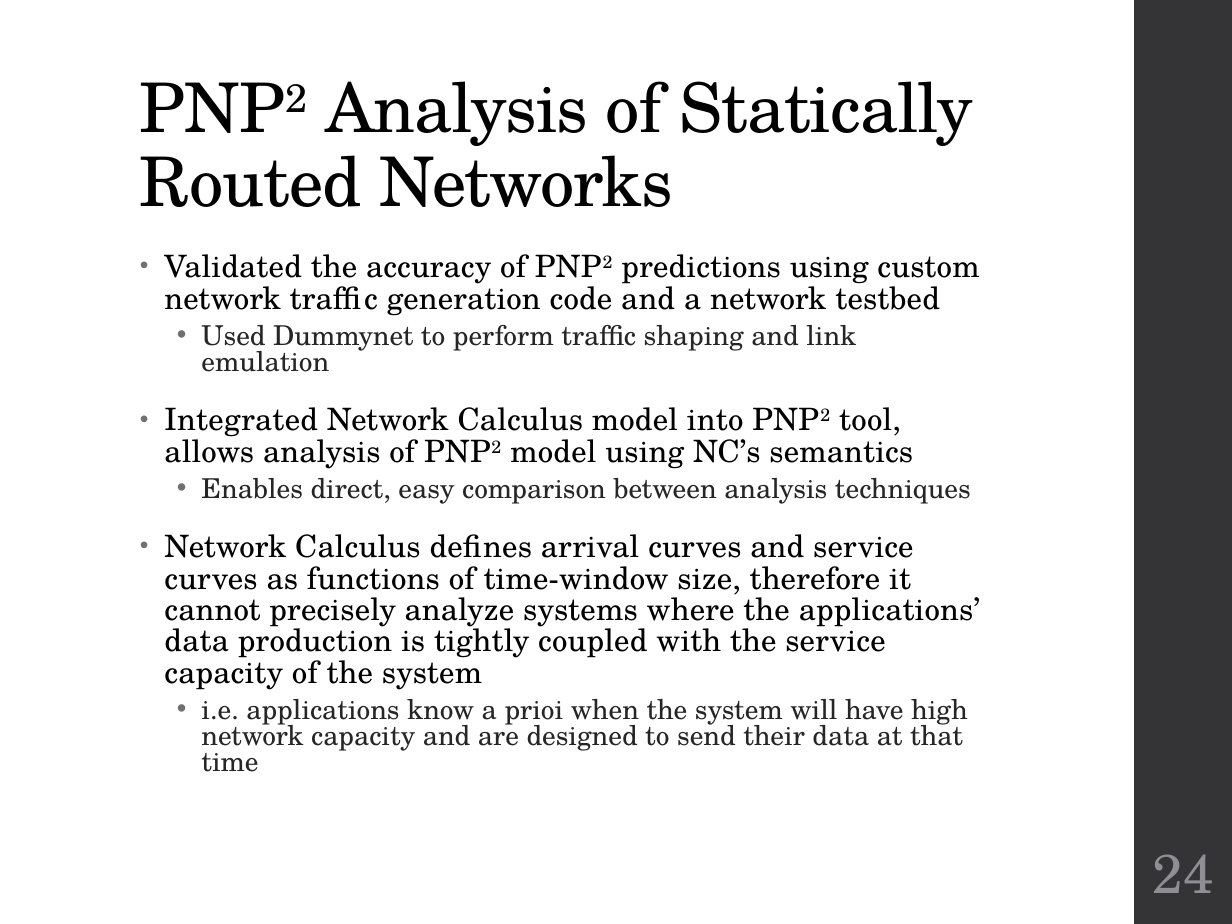
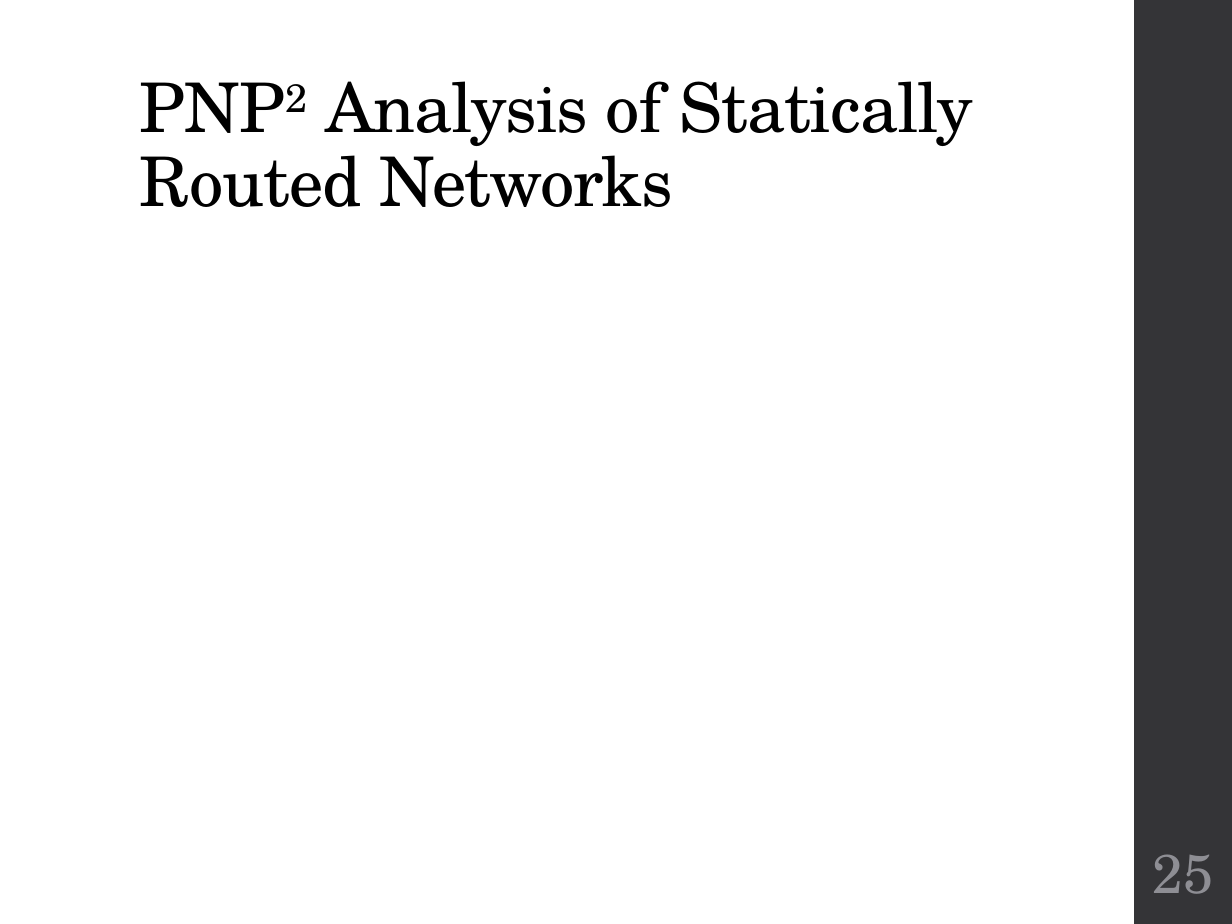
Before and after one commit to finger563/cbsat, a slide deck: slide 25 of thesis/Defense.pptx (slide 24 before the commit). Drawn at 1232x924 pixels with LibreOffice and Linux fonts; fonts in the diff are those of the drawing. Boxes give left, top, right and bottom in pixels: in the first picture for what was removed or moved away, otherwise in the second. Text is boxed around its words. In the diff, an @@ line names an element or a change of style, - is before the commit and + after.

```diff
--- a/thesis/Defense.pptx
+++ b/thesis/Defense.pptx
@@ text removed at box(164, 254, 980, 772) @@
-• Validated the accuracy of PNP2 predictions using custom network traffic generation code and a network testbed
-  • Used Dummynet to perform traffic shaping and link emulation
-• Integrated Network Calculus model into PNP2 tool, allows analysis of PNP2 model using NC’s semantics
-  • Enables direct, easy comparison between analysis techniques
-• Network Calculus defines arrival curves and service curves as functions of time-window size, therefore it cannot precisely analyze systems where the applications’ data production is tightly coupled with the service capacity of the system
-  • i.e. applications know a prioi when the system will have high network capacity and are designed to send their data at that time
@@ page number at box(1153, 854, 1214, 894): text changed @@
-24
+25
```
Also in this commit, not shown: 1 other slide changed, 1 slide added.
